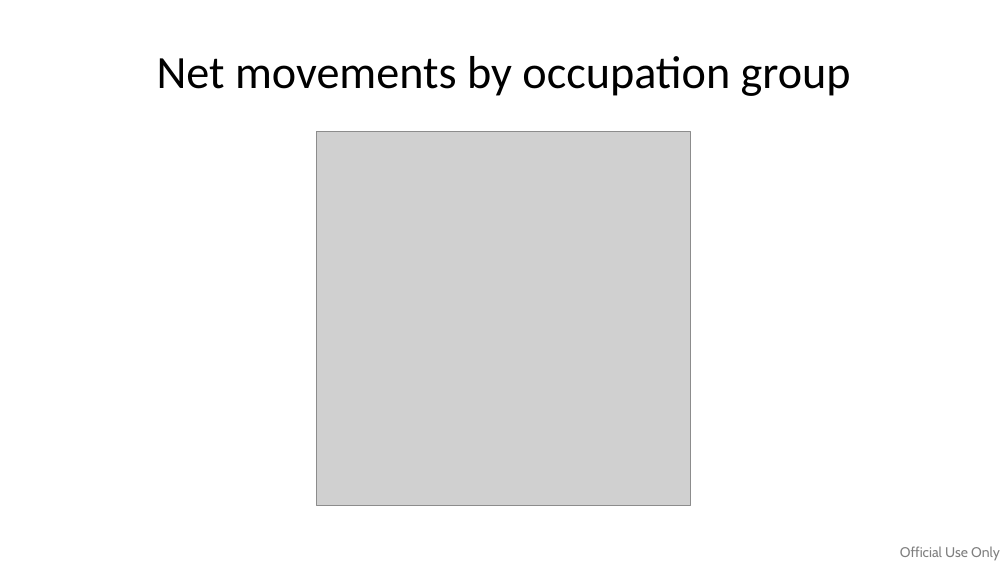
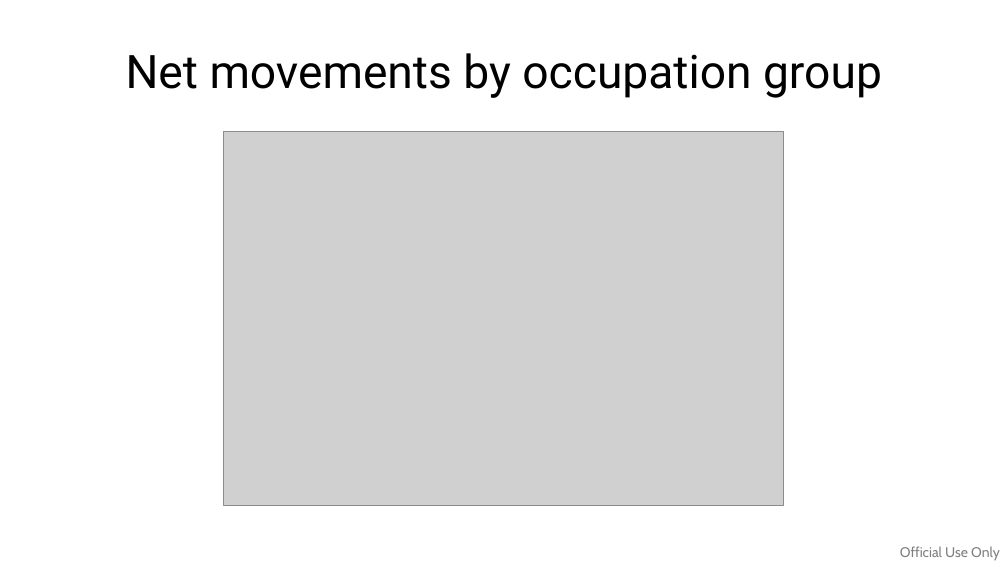
Before and after one commit to WB-PIDA-Data-Science-Shop/govhr-pry, a slide deck: slide 16 of analysis/source/govhr.pptx (slide 14 before the commit). Drawn at 1008x567 pixels with LibreOffice and Linux fonts; fonts in the diff are those of the drawing; grey boxes stand for pictures. Boxes give left, top, right and bottom in pixels: in the first picture for what was removed or moved away, otherwise in the second. Text is boxed around its words. In the diff, an @@ line names an element or a change of style, - is before the commit and + after.

```diff
--- a/analysis/source/govhr.pptx
+++ b/analysis/source/govhr.pptx
@@ title "Net movements by occupation group" at (126,53,882,98): font Calibri to Roboto @@
@@ picture: place and size @@
-picture at (317,132,690,506)
+picture at (224,132,784,506)
```
Also in this commit, not shown: 41 other slides changed, 6 slides added, 1 slide removed, 4 other files.
